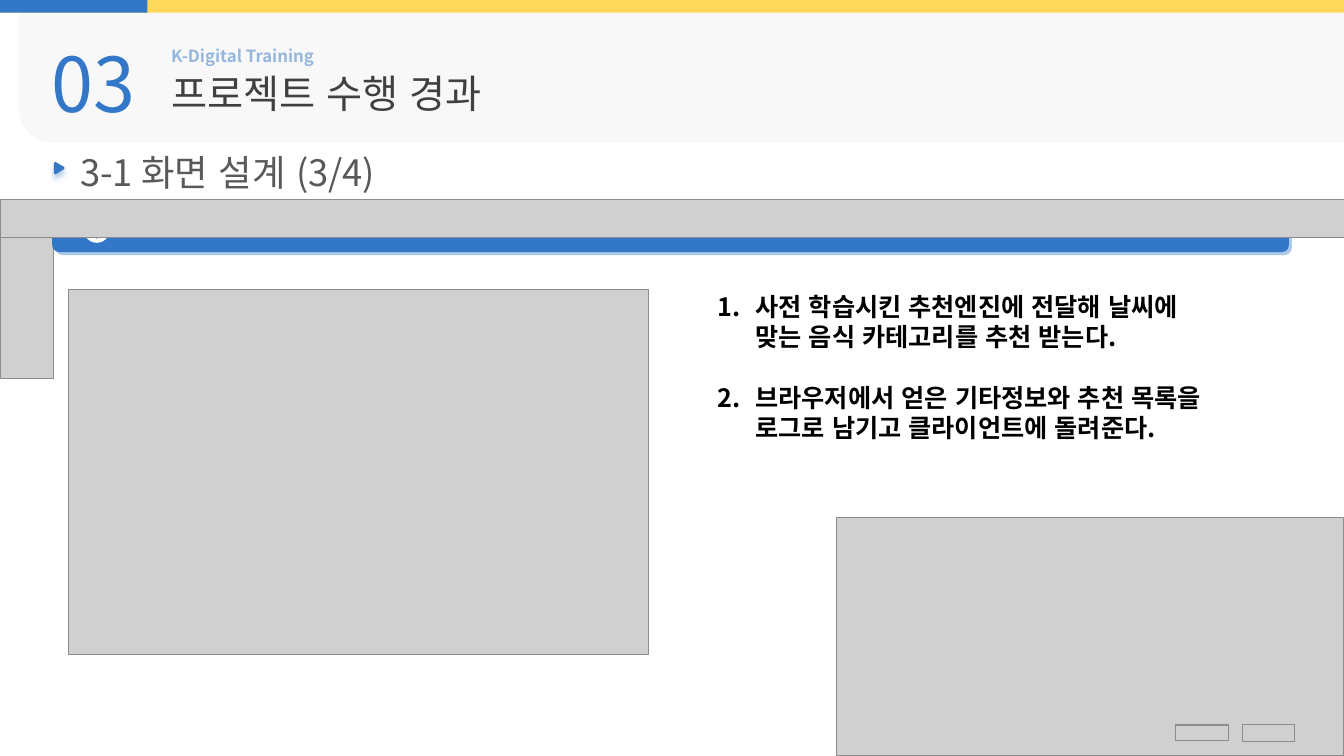
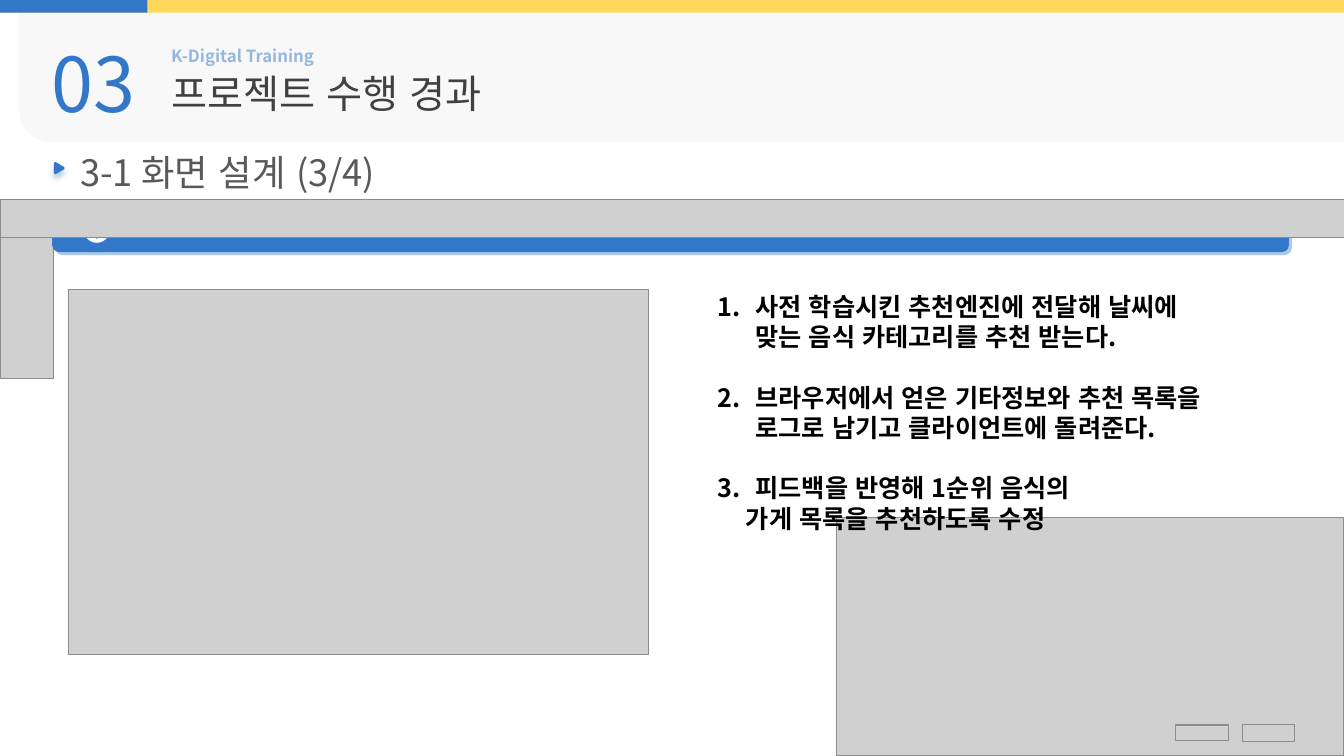
Before and after one commit to Hiddle00/project2_weather, a slide deck: slide 22 of 최종발표/05.D팀_최종발표.pptx. Drawn at 1344x756 pixels with LibreOffice and Linux fonts; fonts in the diff are those of the drawing; grey boxes stand for pictures; background and template pictures are left out. Boxes give left, top, right and bottom in pixels: in the first picture for what was removed or moved away, otherwise in the second. Text is boxed around its words. In the diff, an @@ line names an element or a change of style, - is before the commit and + after.

```diff
--- a/최종발표/05.D팀_최종발표.pptx
+++ b/최종발표/05.D팀_최종발표.pptx
@@ text at box(746, 476, 1070, 534): paragraphs added @@
+3. 피드백을 반영해 1순위 음식의
+가게 목록을 추천하도록 수정
```
Also in this commit, not shown: 14 other slides changed, 1 slide added, 4 slides removed, 10 other files.
